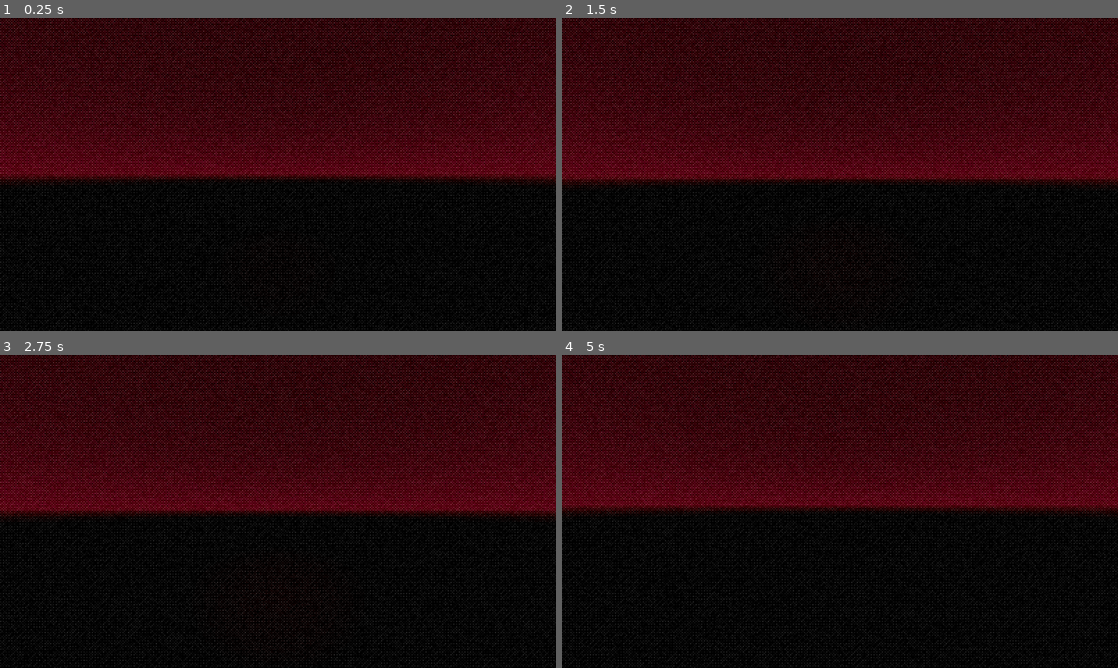
Above: before the commit, frames 1-4 (two rows, left to right).
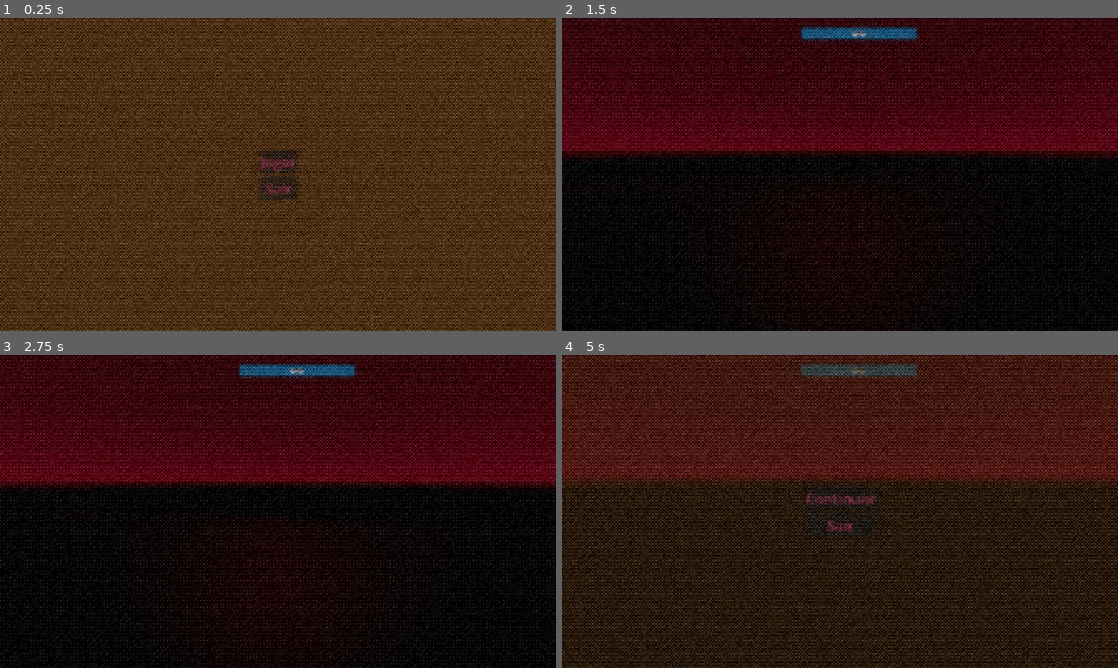
Above: after the commit, the same moments.

Repository: RafaCappetta/JOGO_GAMEJAM_LITERARIA
Game: Godot game, scene res://cenas/menu.tscn
The game is run twice, just before and just after one commit, with the same random seed, the same clock (stepped at 60 frames per second) and the same inputs. Before the commit the project starts from res://cenas/teste.tscn.
Inputs (mouse positions are in pixels of both pictures, inside the frame that each line leads up to):
- Up to frame 1 (0.25 s): no input
- Up to frame 2 (1.5 s): click (840, 161) at 0.5 s, where only the run after the commit has a clickable "Jogar"; tap Enter (ui_accept) at 1.25 s; move the mouse to (867, 174) at 1.27 s; hold W (andar_frente) from 1.28 s (still down); tap E (pegar) at 1.35 s
- Up to frame 3 (2.75 s): keep holding W (andar_frente); tap Space (pular) at 1.52, 2.27 s; move the mouse to (250, 511) at 2.02 s; tap E (pegar) at 2.1 s
- Up to frame 4 (5 s): keep holding W (andar_frente); move the mouse to (851, 505) at 2.77 s; tap E (pegar) at 2.85, 3.6, 4.35 s; move the mouse to (834, 517) at 3.52 s; tap Space (pular) at 3.77, 4.52 s; move the mouse to (878, 514) at 4.27 s; tap Escape (pause, bound only after the commit) at 4.9 s

The runs differ from the first frame. In frame 1, 93% of the frame differs, in the area x 0-100%, y 0-100%; in frame 2, 33%; in frame 3, 34%; in frame 4, 64%.

Commit message:
Adicionando menu inicial e de pausa e barra de sanidade pro player

Diff:
--- /dev/null
+++ b/cenas/menu.tscn
@@ -0,0 +1,57 @@
+[gd_scene format=3 uid="uid://bbomfniedergp"]
+
+[ext_resource type="Script" uid="uid://bmj1fqs13jc2y" path="res://scripts/menu.gd" id="1_64url"]
+[ext_resource type="PackedScene" uid="uid://bs7gnxq8d3ng7" path="res://cenas/tela.tscn" id="2_nbnbt"]
+
+[node name="Menu" type="Control" unique_id=709263069]
+layout_mode = 3
+anchors_preset = 15
+anchor_right = 1.0
+anchor_bottom = 1.0
+grow_horizontal = 2
+grow_vertical = 2
+script = ExtResource("1_64url")
+
+[node name="ColorRect" type="ColorRect" parent="." unique_id=478296128]
+layout_mode = 1
+anchors_preset = 15
+anchor_right = 1.0
+anchor_bottom = 1.0
+grow_horizontal = 2
+grow_vertical = 2
+color = Color(0.30124888, 0.18635932, 0.08078229, 1)
+
+[node name="VBoxContainer" type="VBoxContainer" parent="." unique_id=877364262]
+layout_mode = 1
+anchors_preset = 8
+anchor_left = 0.5
+anchor_top = 0.5
+anchor_right = 0.5
+anchor_bottom = 0.5
+offset_left = -20.0
+offset_top = -20.0
+offset_right = 20.0
+offset_bottom = 20.0
+grow_horizontal = 2
+grow_vertical = 2
+theme_override_constants/separation = 15
+
+[node name="Jogar" type="Button" parent="VBoxContainer" unique_id=670165368]
+layout_mode = 2
+theme_override_colors/font_color = Color(0.5710698, 0.19552827, 0.30066103, 1)
+theme_override_colors/font_hover_color = Color(0.8627451, 0.40784314, 0.52156866, 1)
+theme_override_font_sizes/font_size = 50
+text = "Jogar"
+
+[node name="Sair" type="Button" parent="VBoxContainer" unique_id=1695274209]
+layout_mode = 2
+theme_override_colors/font_color = Color(0.57254905, 0.19607843, 0.3019608, 1)
+theme_override_colors/font_hover_color = Color(0.8627451, 0.40784314, 0.52156866, 1)
+theme_override_font_sizes/font_size = 50
+text = "Sair"
+
+[node name="Tela" parent="." unique_id=296651799 instance=ExtResource("2_nbnbt")]
+layout_mode = 1
+
+[connection signal="pressed" from="VBoxContainer/Jogar" to="." method="_on_jogar_pressed"]
+[connection signal="pressed" from="VBoxContainer/Sair" to="." method="_on_sair_pressed"]
--- /dev/null
+++ b/cenas/pause.tscn
@@ -0,0 +1,54 @@
+[gd_scene format=3 uid="uid://b7attur46byht"]
+
+[ext_resource type="Script" uid="uid://dnow66xu2e1m2" path="res://scripts/pause.gd" id="1_l2m5g"]
+
+[node name="Pause" type="Control" unique_id=2017682240]
+layout_mode = 3
+anchors_preset = 15
+anchor_right = 1.0
+anchor_bottom = 1.0
+grow_horizontal = 2
+grow_vertical = 2
+script = ExtResource("1_l2m5g")
+
+[node name="ColorRect" type="ColorRect" parent="." unique_id=520783025]
+layout_mode = 1
+anchors_preset = 15
+anchor_right = 1.0
+anchor_bottom = 1.0
+grow_horizontal = 2
+grow_vertical = 2
+color = Color(0.3019608, 0.1882353, 0.08235294, 0.5294118)
+
+[node name="VBoxContainer" type="VBoxContainer" parent="." unique_id=1042902945]
+layout_mode = 1
+anchors_preset = 8
+anchor_left = 0.5
+anchor_top = 0.5
+anchor_right = 0.5
+anchor_bottom = 0.5
+offset_left = -20.0
+offset_top = -20.0
+offset_right = 20.0
+offset_bottom = 20.0
+grow_horizontal = 2
+grow_vertical = 2
+theme_override_constants/separation = 15
+
+[node name="Continuar" type="Button" parent="VBoxContainer" unique_id=2020539140]
+layout_mode = 2
+theme_override_colors/font_color = Color(0.5710698, 0.19552827, 0.30066103, 1)
+theme_override_colors/font_hover_color = Color(0.8627451, 0.40784314, 0.52156866, 1)
+theme_override_font_sizes/font_size = 50
+text = "Continuar
+"
+
+[node name="Sair" type="Button" parent="VBoxContainer" unique_id=426305309]
+layout_mode = 2
+theme_override_colors/font_color = Color(0.57254905, 0.19607843, 0.3019608, 1)
+theme_override_colors/font_hover_color = Color(0.8627451, 0.40784314, 0.52156866, 1)
+theme_override_font_sizes/font_size = 50
+text = "Sair"
+
+[connection signal="pressed" from="VBoxContainer/Continuar" to="." method="_on_continuar_pressed"]
+[connection signal="pressed" from="VBoxContainer/Sair" to="." method="_on_sair_pressed"]
--- a/cenas/player.tscn
+++ b/cenas/player.tscn
@@ -5,6 +5,20 @@
 [sub_resource type="CapsuleMesh" id="CapsuleMesh_g4v7s"]
 
 [sub_resource type="CapsuleShape3D" id="CapsuleShape3D_g4v7s"]
+
+[sub_resource type="StyleBoxFlat" id="StyleBoxFlat_g4v7s"]
+bg_color = Color(0, 0, 0, 1)
+corner_radius_top_left = 4
+corner_radius_top_right = 4
+corner_radius_bottom_right = 4
+corner_radius_bottom_left = 4
+
+[sub_resource type="StyleBoxFlat" id="StyleBoxFlat_yf5fn"]
+bg_color = Color(0.1058419, 0.33570817, 0.47542298, 1)
+corner_radius_top_left = 4
+corner_radius_top_right = 4
+corner_radius_bottom_right = 4
+corner_radius_bottom_left = 4
 
 [node name="Player" type="CharacterBody3D" unique_id=900816045 groups=["Player"]]
 script = ExtResource("1_8or6t")
@@ -31,3 +45,31 @@
 light_volumetric_fog_energy = 0.1
 spot_range = 15.0
 spot_angle_attenuation = 3.0
+
+[node name="CanvasLayer" type="CanvasLayer" parent="." unique_id=1469806216]
+layer = -1
+follow_viewport_enabled = true
+
+[node name="Sanidade" type="ProgressBar" parent="CanvasLayer" unique_id=593966870]
+unique_name_in_owner = true
+offset_left = 824.0
+offset_top = 32.0
+offset_right = 1224.0
+offset_bottom = 72.0
+size_flags_horizontal = 0
+theme_override_styles/background = SubResource("StyleBoxFlat_g4v7s")
+theme_override_styles/fill = SubResource("StyleBoxFlat_yf5fn")
+value = 100.0
+show_percentage = false
+
+[node name="Label" type="Label" parent="CanvasLayer/Sanidade" unique_id=1886699290]
+layout_mode = 1
+anchors_preset = 15
+anchor_right = 1.0
+anchor_bottom = 1.0
+grow_horizontal = 2
+grow_vertical = 2
+theme_override_font_sizes/font_size = 25
+text = "👁️👁"
+horizontal_alignment = 1
+vertical_alignment = 1
--- a/cenas/teste.tscn
+++ b/cenas/teste.tscn
@@ -1,8 +1,10 @@
 [gd_scene format=3 uid="uid://d4bt8142kwxc0"]
 
+[ext_resource type="Script" uid="uid://cs0s3loej40on" path="res://scripts/teste.gd" id="1_627p2"]
 [ext_resource type="PackedScene" uid="uid://cqg3dhi80tati" path="res://cenas/item.tscn" id="1_lbg61"]
 [ext_resource type="PackedScene" uid="uid://01qumsfut4v6" path="res://cenas/player.tscn" id="1_t87xa"]
 [ext_resource type="PackedScene" uid="uid://bs7gnxq8d3ng7" path="res://cenas/tela.tscn" id="1_un3lp"]
+[ext_resource type="PackedScene" uid="uid://b7attur46byht" path="res://cenas/pause.tscn" id="3_k1tiw"]
 
 [sub_resource type="StandardMaterial3D" id="StandardMaterial3D_8or6t"]
 albedo_color = Color(0.36495528, 0, 0.010915428, 1)
@@ -33,8 +35,7 @@
 adjustment_brightness = 1.5
 
 [node name="Teste" type="Node3D" unique_id=1607967411]
-
-[node name="Tela" parent="." unique_id=296651799 instance=ExtResource("1_un3lp")]
+script = ExtResource("1_627p2")
 
 [node name="Chao" type="CSGBox3D" parent="." unique_id=656949078]
 transform = Transform3D(1, 0, 0, 0, 1, 0, 0, 0, 1, 0, -0.33696222, 0)
@@ -56,7 +57,13 @@
 
 [node name="DirectionalLight3D" type="DirectionalLight3D" parent="." unique_id=1896209317]
 transform = Transform3D(1, 0, 0, 0, 0.8835507, 0.4683355, 0, -0.4683355, 0.8835507, 0, 7.175654, 12.954971)
-visible = false
+light_color = Color(0.25219816, 0.22195002, 0.22474301, 1)
 
 [node name="WorldEnvironment" type="WorldEnvironment" parent="." unique_id=1684721136]
 environment = SubResource("Environment_t87xa")
+
+[node name="Pause" parent="." unique_id=2017682240 instance=ExtResource("3_k1tiw")]
+unique_name_in_owner = true
+visible = false
+
+[node name="Tela" parent="." unique_id=296651799 instance=ExtResource("1_un3lp")]
--- a/project.godot
+++ b/project.godot
@@ -11,14 +11,14 @@
 [application]
 
 config/name="GameJam_Literaria"
-run/main_scene="uid://d4bt8142kwxc0"
+run/main_scene="uid://bbomfniedergp"
 config/features=PackedStringArray("4.7", "Forward Plus")
 config/icon="res://icon.svg"
 
 [display]
 
-window/size/viewport_width=1600
-window/size/viewport_height=900
+window/size/viewport_width=1920
+window/size/viewport_height=1080
 window/size/mode=2
 window/stretch/mode="canvas_items"
 window/stretch/aspect="expand"
@@ -60,6 +60,11 @@
 "events": [Object(InputEventKey,"resource_local_to_scene":false,"resource_name":"","device":-1,"window_id":0,"alt_press …(192 unchanged characters)…
 ]
 }
+pause={
+"deadzone": 0.2,
+"events": [Object(InputEventKey,"resource_local_to_scene":false,"resource_name":"","device":-1,"window_id":0,"alt_pressed":false,"shift_pressed":false,"ctrl_pressed":false,"meta_pressed":false,"pressed":false,"keycode":0,"physical_keycode":4194305,"key_label":0,"unicode":0,"location":0,"echo":false,"script":null)
+]
+}
 
 [physics]
 
--- a/scripts/item.gd
+++ b/scripts/item.gd
@@ -1,10 +1,8 @@
 extends StaticBody3D
 
-# Called when the node enters the scene tree for the first time.
 func _ready() -> void:
-	pass # Replace with function body.
+	pass
 
-# Called every frame. 'delta' is the elapsed time since the previous frame.
 func _process(delta: float) -> void:
 	pass
 
--- /dev/null
+++ b/scripts/menu.gd
@@ -0,0 +1,13 @@
+extends Control
+
+func _ready() -> void:
+	pass
+
+func _process(delta: float) -> void:
+	pass
+
+func _on_jogar_pressed() -> void:
+	get_tree().change_scene_to_file("res://cenas/teste.tscn")
+
+func _on_sair_pressed() -> void:
+	get_tree().quit()
--- /dev/null
+++ b/scripts/pause.gd
@@ -0,0 +1,27 @@
+extends Control
+
+var pausado = false
+
+func _ready() -> void:
+	pass
+
+func _process(delta: float) -> void:
+	pass
+
+func _on_continuar_pressed() -> void:
+	pausar()
+
+func _on_sair_pressed() -> void:
+	get_tree().quit()
+
+func pausar():
+	if pausado:
+		hide()
+		Engine.time_scale = 1
+		Input.set_mouse_mode(Input.MOUSE_MODE_CAPTURED)
+	else:
+		show()
+		Engine.time_scale = 0
+		Input.set_mouse_mode(Input.MOUSE_MODE_VISIBLE)
+
+	pausado = !pausado
--- a/scripts/player.gd
+++ b/scripts/player.gd
@@ -65,3 +65,6 @@
 		item = colisao
 		if item != null:
 			item.mostrar_label()
+
+func diminuir_sanidade():
+	%Sanidade.value -= 10;
--- /dev/null
+++ b/scripts/teste.gd
@@ -0,0 +1,8 @@
+extends Node3D
+
+func _ready() -> void:
+	pass
+
+func _process(delta: float) -> void:
+	if Input.is_action_just_pressed("pause"):
+		%Pause.pausar()
Not shown, added: scripts/menu.gd.uid
Not shown, added: scripts/pause.gd.uid
Not shown, added: scripts/teste.gd.uid
